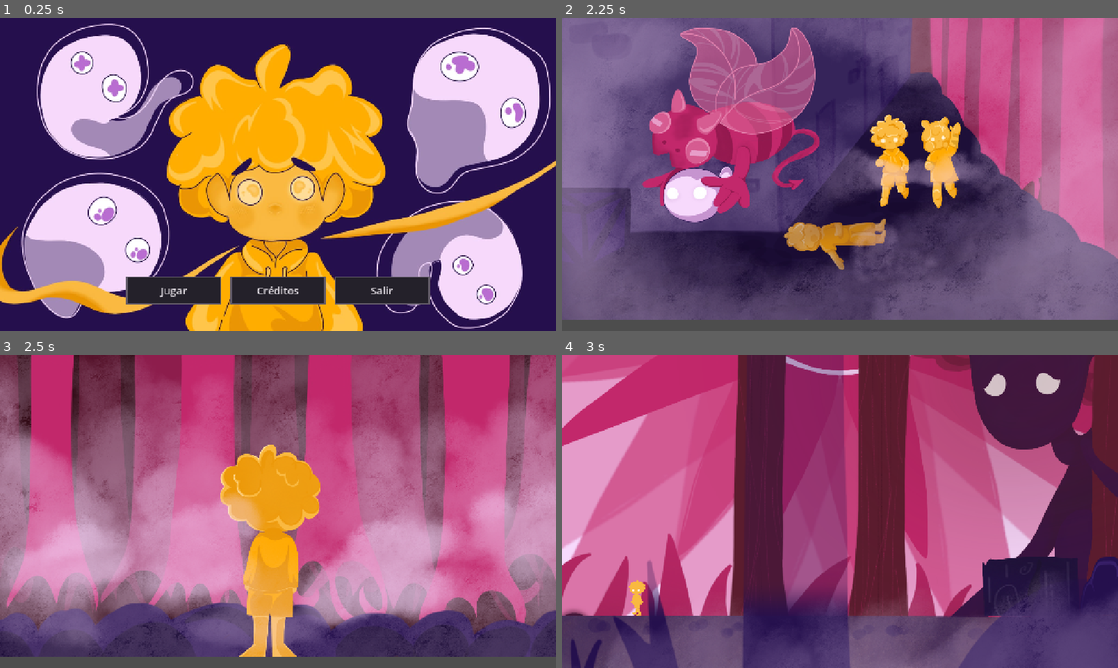
Above: before the commit, frames 1-4 (two rows, left to right).
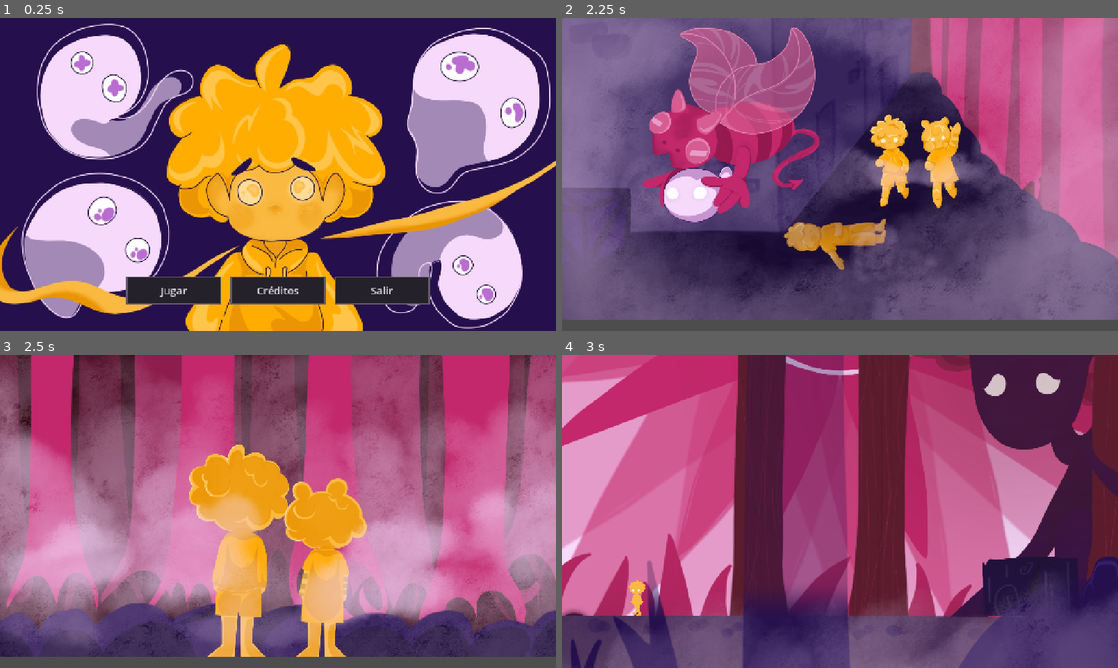
Above: after the commit, the same moments.

Repository: Gerd-U/brulkas
Game: Godot game, scene res://ui/menu_principal.tscn
Same seed, same stepped clock (60 frames per second), same inputs: the game is played once before the commit and once after it.
Inputs (mouse positions are in pixels of both pictures, inside the frame that each line leads up to):
- Up to frame 1 (0.25 s): no input
- Up to frame 2 (2.25 s): click "Jugar" at 0.5 s; tap Enter (ui_accept) at 1.25 s; move the mouse to (962, 158) at 1.27 s; hold Enter (ui_accept) 1.28-2.03 s; hold D (move_right) from 1.28 s (still down); click (962, 158) at 1.42 s; tap W (jump) at 1.52 s; move the mouse to (728, 190) at 2.02 s; tap Shift (grab) at 2.1 s; click (728, 190) at 2.17 s
- Up to frame 3 (2.5 s): keep holding D (move_right); tap W (jump) at 2.27 s; tap Enter (ui_accept) at 2.3 s
- Up to frame 4 (3 s): tap Enter (ui_accept) at 2.75 s; move the mouse to (895, 442) at 2.77 s; release D (move_right) at 2.78 s; hold A (move_left) from 2.78 s (still down); hold Enter (ui_accept) from 2.78 s (still down); tap E (interact) at 2.85 s; click (895, 442) at 2.92 s

Frames 1-2 are identical in both runs. In frame 3, 12% of the frame differs, in the area x 34-66%, y 28-97%; in frame 4, nothing differs.

Commit message:
Cambios en la cinematicas
Se cambio la 3 por una nueva, y se integro la 4 despues del nivel 1. de ahi pasa otra vez al juego. Y al final del nivel 3 pasa a los creditos.
Esto ultimo se debe de cambiar para que primero se vean las cinematicas faltantes

Diff:
--- a/core/Game_Manager.gd
+++ b/core/Game_Manager.gd
@@ -22,10 +22,22 @@
 
 func nivel_completado() -> void:
 	nivel_actual += 1
+
+	# Interceptamos cuando se termina el Nivel 1 para mostrar la cinemática
+	if nivel_actual == 1:
+		get_tree().change_scene_to_file("res://ui/cinematic_level_1.tscn")
+		return
+
 	if nivel_actual < niveles.size():
 		if ResourceLoader.exists(niveles[nivel_actual]):
 			get_tree().change_scene_to_file(niveles[nivel_actual])
 		else:
 			push_warning("El nivel no existe: " + niveles[nivel_actual])
 	else:
-		pass  # ir a la pantalla final de Nazareth
+		# Al terminar el último nivel (Nivel 3), mandamos al jugador a los créditos
+		get_tree().change_scene_to_file("res://ui/creditos.tscn")
+
+
+func finalizar_cinematica() -> void:
+	# Carga automáticamente el nivel correspondiente (en este caso el Nivel 2)
+	get_tree().change_scene_to_file(GameManager.niveles[GameManager.nivel_actual])
--- a/levels/nivel_01.tscn
+++ b/levels/nivel_01.tscn
@@ -19,7 +19,6 @@
 
 [node name="Nivel01" type="Node2D" unique_id=729105509]
 script = ExtResource("20_nivel")
-limite_izquierdo = 0
 limite_derecho = 3600
 limite_arriba = -358
 limite_abajo = 720
--- /dev/null
+++ b/ui/cinematic_level_1.gd
@@ -0,0 +1,40 @@
+extends Control
+
+@onready var texture_rect: TextureRect = $TextureRect
+@onready var timer: Timer = $Timer
+
+# Lista de imágenes de la cinemática de transición del Nivel 1
+var cinematicas: Array[String] = [
+	"res://assets/cinematicas/escena_4.png",
+	# Agrega aquí las demás imágenes de esta cinemática si tienes más
+]
+var indice_actual: int = 0
+
+func _ready() -> void:
+	if cinematicas.size() > 0:
+		texture_rect.texture = load(cinematicas[0])
+
+	if timer and not timer.timeout.is_connected(_on_timer_timeout):
+		timer.timeout.connect(_on_timer_timeout)
+		timer.start()
+
+# Permite avanzar manualmente haciendo clic o presionando espacio
+func _unhandled_input(event: InputEvent) -> void:
+	if event.is_action_pressed("ui_accept") or (event is InputEventMouseButton and event.pressed and event.button_index == MOUSE_BUTTON_LEFT):
+		siguiente_escena()
+		if timer:
+			timer.start()
+
+func _on_timer_timeout() -> void:
+	siguiente_escena()
+
+func siguiente_escena() -> void:
+	indice_actual += 1
+	if indice_actual < cinematicas.size():
+		texture_rect.texture = load(cinematicas[indice_actual])
+		if timer:
+			timer.start()
+	else:
+		# Cuando se acaban las imágenes de esta cinemática, pasamos al Nivel 2
+		GameManager.nivel_actual = 1  # Configuramos el índice del GameManager en 1 (Nivel 2)
+		get_tree().change_scene_to_file("res://levels/nivel_02.tscn")
--- /dev/null
+++ b/ui/cinematic_level_1.tscn
@@ -0,0 +1,22 @@
+[gd_scene format=3 uid="uid://dowlt7rq1un5a"]
+
+[ext_resource type="Script" uid="uid://brkxdqai5hkd1" path="res://ui/cinematic_level_1.gd" id="1_653ob"]
+[ext_resource type="Texture2D" uid="uid://ba6luj548hei7" path="res://assets/cinematicas/escena_4.png" id="2_f4h38"]
+
+[node name="Cinematic_level1" type="Control" unique_id=1908786082]
+layout_mode = 3
+anchors_preset = 0
+offset_right = 40.0
+offset_bottom = 40.0
+script = ExtResource("1_653ob")
+
+[node name="TextureRect" type="TextureRect" parent="." unique_id=462084352]
+layout_mode = 0
+offset_right = 1279.0
+offset_bottom = 716.0
+texture = ExtResource("2_f4h38")
+expand_mode = 2
+
+[node name="Timer" type="Timer" parent="." unique_id=1962462174]
+wait_time = 4.0
+autostart = true
Binary file changed: assets/cinematicas/escena_3.png
Not shown, changed: assets/cinematicas/escena_3.png.import
Binary file added: assets/cinematicas/escena_4.png
Not shown, added: assets/cinematicas/escena_4.png.import
Not shown, added: ui/cinematic_level_1.gd.uid
